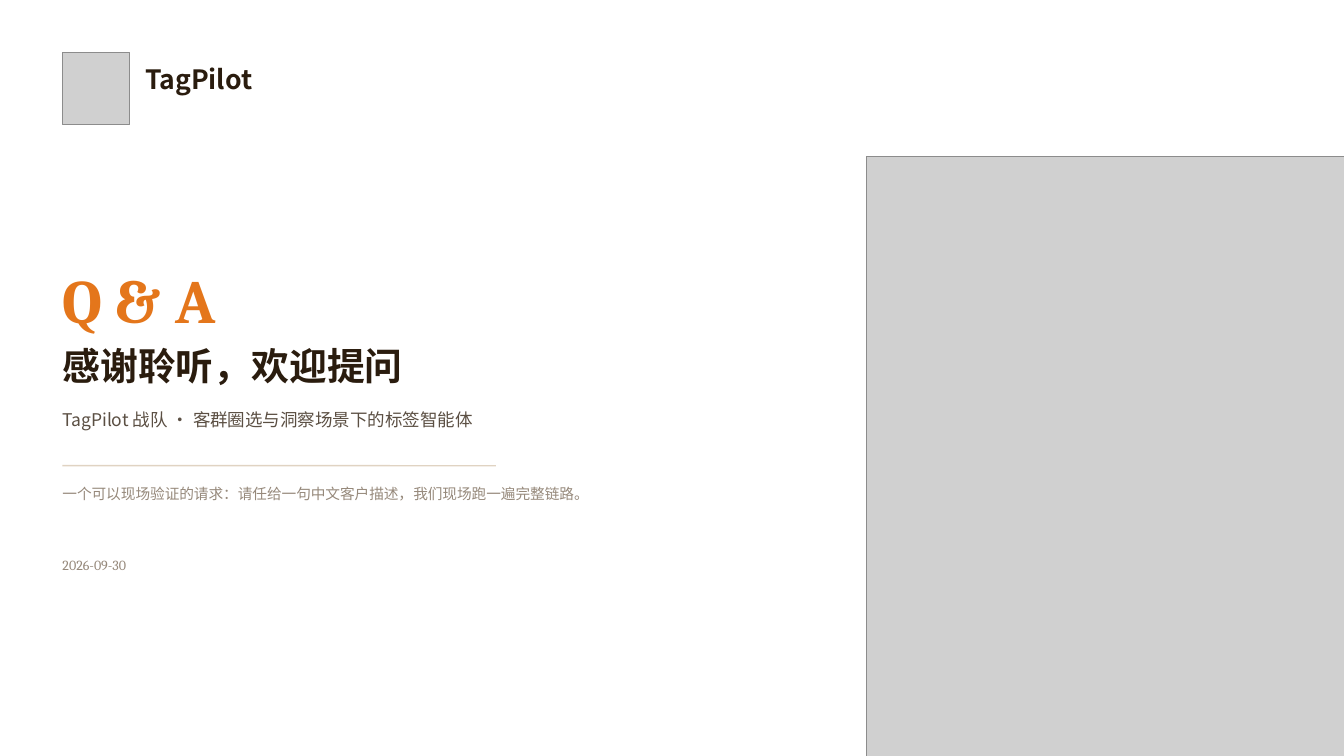
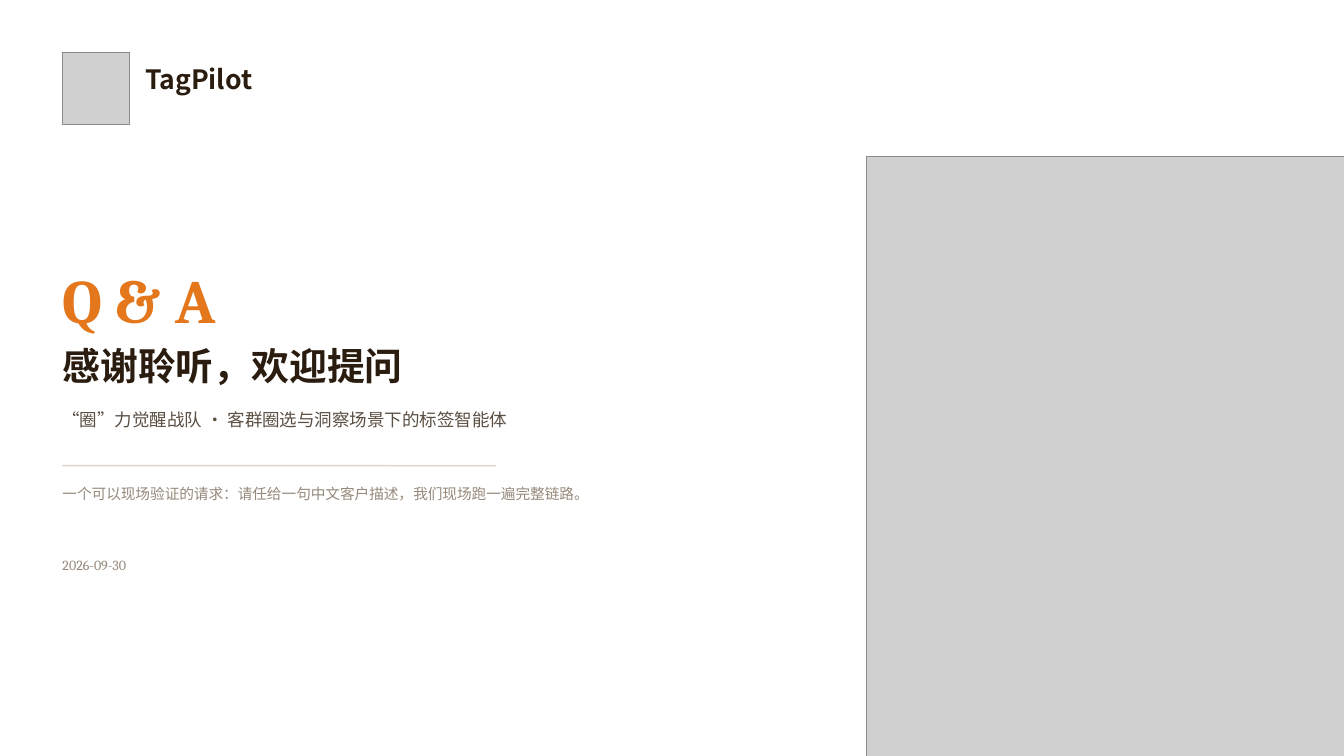
Before and after one commit to WeiZhenshan/tagpilot, a slide deck: slide 13 of docs/交付文档/智能体挑战赛路演PPT（标签智能体）-v2.0.pptx (slide 14 before the commit). Drawn at 1344x756 pixels with LibreOffice and Linux fonts; fonts in the diff are those of the drawing; grey boxes stand for pictures. Boxes give left, top, right and bottom in pixels: in the first picture for what was removed or moved away, otherwise in the second. Text is boxed around its words. In the diff, an @@ line names an element or a change of style, - is before the commit and + after.

```diff
--- a/docs/交付文档/智能体挑战赛路演PPT（标签智能体）-v2.0.pptx
+++ b/docs/交付文档/智能体挑战赛路演PPT（标签智能体）-v2.0.pptx
@@ text at (62, 411, 508, 428): text changed @@
-TagPilot 战队 · 客群圈选与洞察场景下的标签智能体
+“圈”力觉醒战队 · 客群圈选与洞察场景下的标签智能体
```
Also in this commit, not shown: 4 other slides changed, 1 slide removed, 33 other files.
